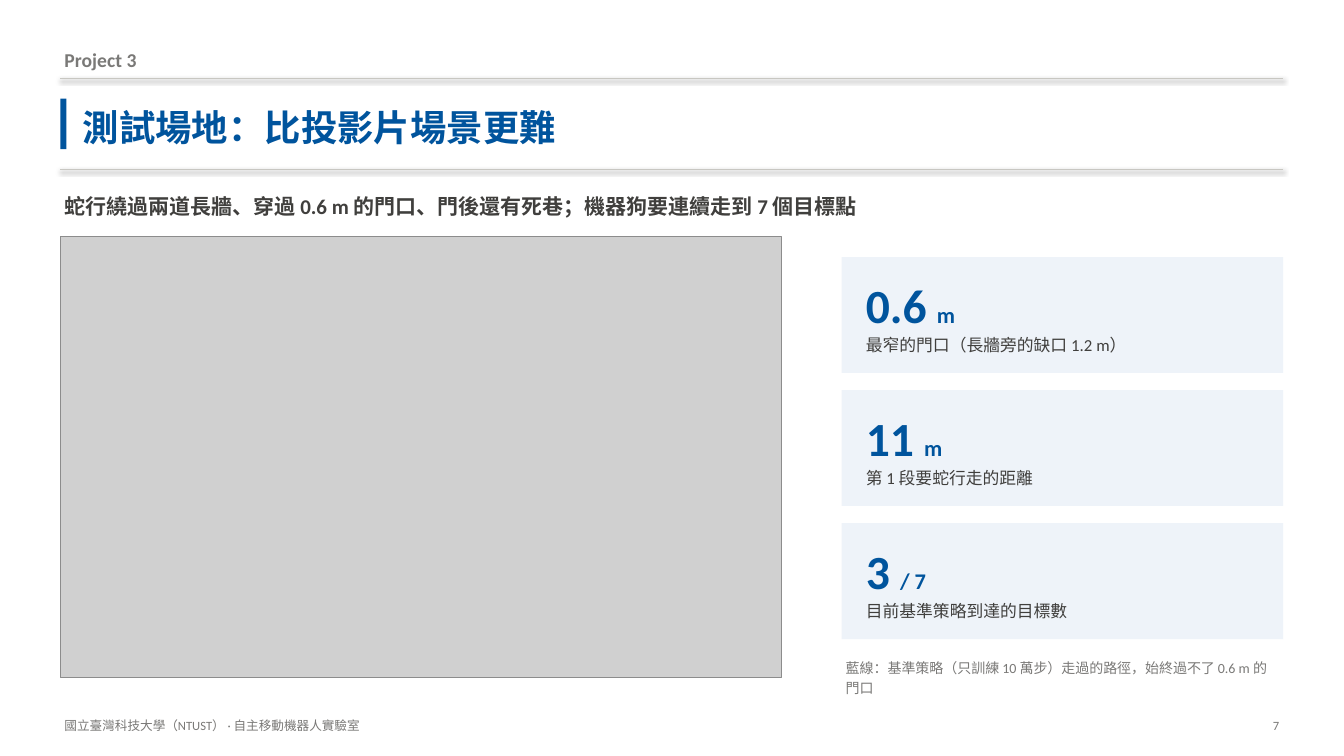
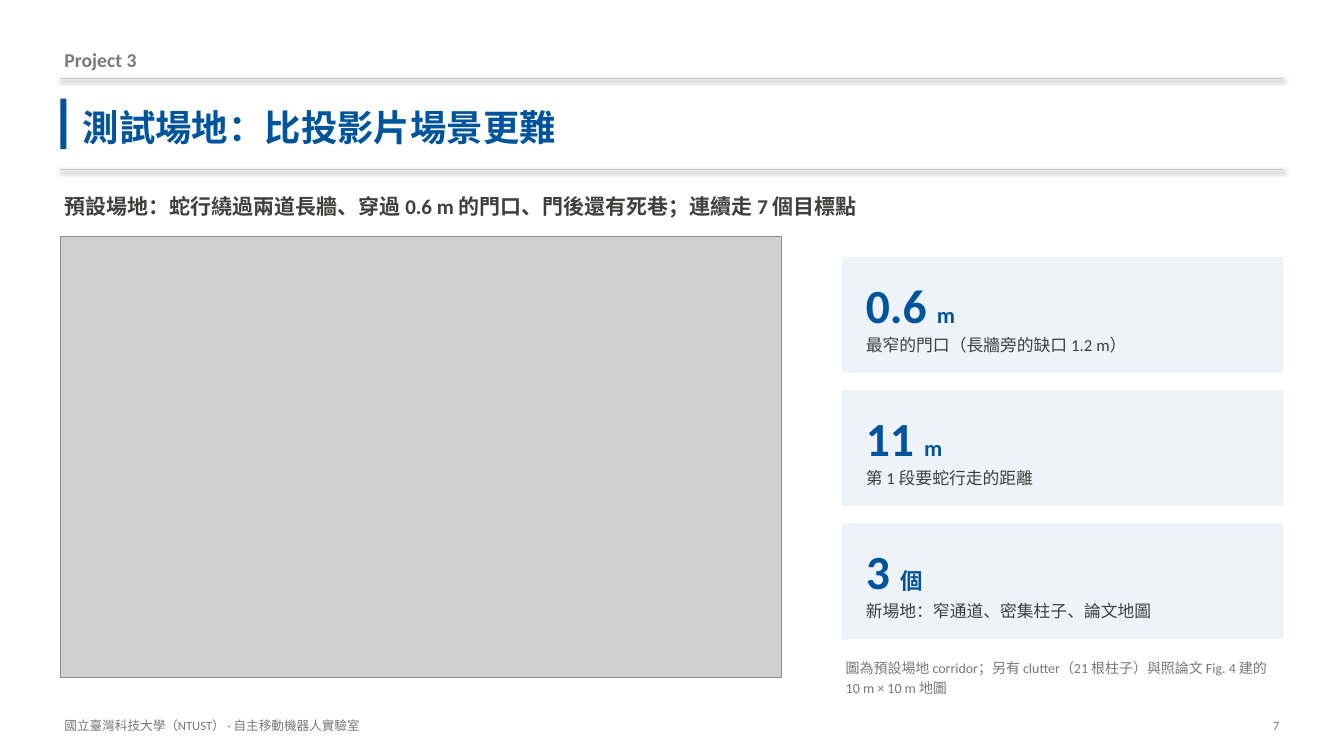
Before and after one commit to Anny1007/dogzilla-s1-sim, a slide deck: slide 7 of docs/DOGZILLA_專案簡報.pptx. Drawn at 1344x756 pixels with LibreOffice and Linux fonts; fonts in the diff are those of the drawing; grey boxes stand for pictures. Boxes give left, top, right and bottom in pixels: in the first picture for what was removed or moved away, otherwise in the second. Text is boxed around its words. In the diff, an @@ line names an element or a change of style, - is before the commit and + after.

```diff
--- a/docs/DOGZILLA_專案簡報.pptx
+++ b/docs/DOGZILLA_專案簡報.pptx
@@ text at (64, 196, 857, 218): text changed @@
-蛇行繞過兩道長牆、穿過 0.6 m 的門口、門後還有死巷；機器狗要連續走到 7 個目標點
+預設場地：蛇行繞過兩道長牆、穿過 0.6 m 的門口、門後還有死巷；連續走 7 個目標點
@@ text at (866, 557, 922, 595): text changed; size 16 to 34 pt @@
-3 / 7
+3 個
@@ text at (866, 603, 1151, 619): text changed @@
-目前基準策略到達的目標數
+新場地：窄通道、密集柱子、論文地圖
@@ text at (846, 661, 1267, 694): text changed @@
-藍線：基準策略（只訓練 10 萬步）走過的路徑，始終過不了 0.6 m 的門口
+圖為預設場地 corridor；另有 clutter（21 根柱子）與照論文 Fig. 4 建的 10 m × 10 m 地圖
```
Also in this commit, not shown: 2 other slides changed, 26 other files.
